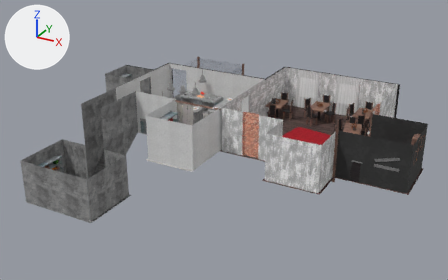
The glTF model act 1 object/prolog/mesh.glb as it was, and as the next commit left it.
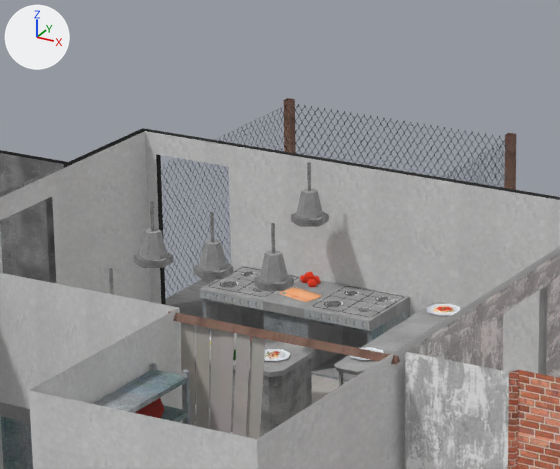
Each version appears first whole from a 50 mm lens placed at (9.33, -21.07, 9.92), pointed at (-1.44, -1.48, 0.13), and next in a close-up on the part from 31% to 56% of the width and 13% to 47% of the height. Lighting does not change. The marker at upper left points along +X, +Y and +Z. The older version's two pictures come first. Where no turn or scale is listed for an object, it has been applied to the vertices. Vertices at exactly the same position are counted once.

In view in the first close-up: 'floor', 'food', 'food room decor 1', 'food room decor 2', 'lamps', 'stoves', 'street decor', 'table for food', 'walls'.
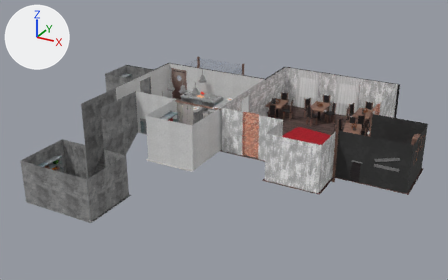
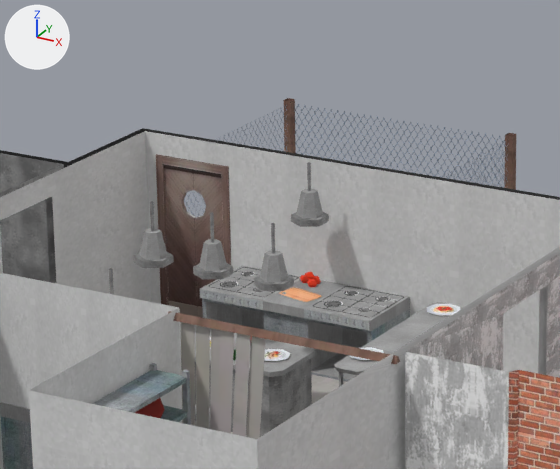
What differs and where, as boxes [x1, y1, x2, y2] in the close-ups (560 x 469 px):
'street decor', reshaped
    before: [161, 98, 516, 299]
    after: [156, 98, 516, 318]
part 1 of me_cylinder_057_001, added (brown)
    after: [156, 154, 231, 305]
part 2 of me_cylinder_057_001, added (brown)
    after: [193, 170, 223, 318]
part 3 of me_cylinder_057_001, added (brown)
    after: [164, 165, 197, 316]

The edits, one by one:
Picture 'door kitchen' (img_door_kitchen) is new.
Material 'glass' (mat_glass) is new.
Its base color is (1.0, 1.0, 1.0) (white #ffffff).
Its roughness is 0.0.
Material 'Material.002' (mat_material_002) is new.
Uses the picture img_door_kitchen.
me_cylinder_057_001 is used by ob_street_decor; location (-4.811, 4.024, 0.635).
me_cylinder_057_001 had 32 vertices, 22 faces and spanned x -1.27..1.27, y -2.34..0.3, z -0.79..0.76.
me_cylinder_057_001 now has 130 vertices, 204 faces and spans x -1.27..1.27, y -2.42..0.3, z -0.79..0.94.
me_cylinder_057_001 part 1: a new loose piece of 54 vertices spanning x -1.05..-0.27, y -2.42..-2.34, z -0.61..0.94, in mat_material_002.
me_cylinder_057_001 part 2: a new loose piece of 22 vertices spanning x -0.66..-0.34, y -2.4..-2.37, z -0.61..0.85, in mat_material_002.
me_cylinder_057_001 part 3: a new loose piece of 18 vertices spanning x -0.98..-0.66, y -2.4..-2.37, z -0.61..0.85, in mat_material_002.
Other edits to the shape of me_cylinder_057_001 do not show in these pictures.
me_cylinder_057_001 gains material mat_material_002.
me_cylinder_057_001 gains material mat_glass (white #ffffff).
